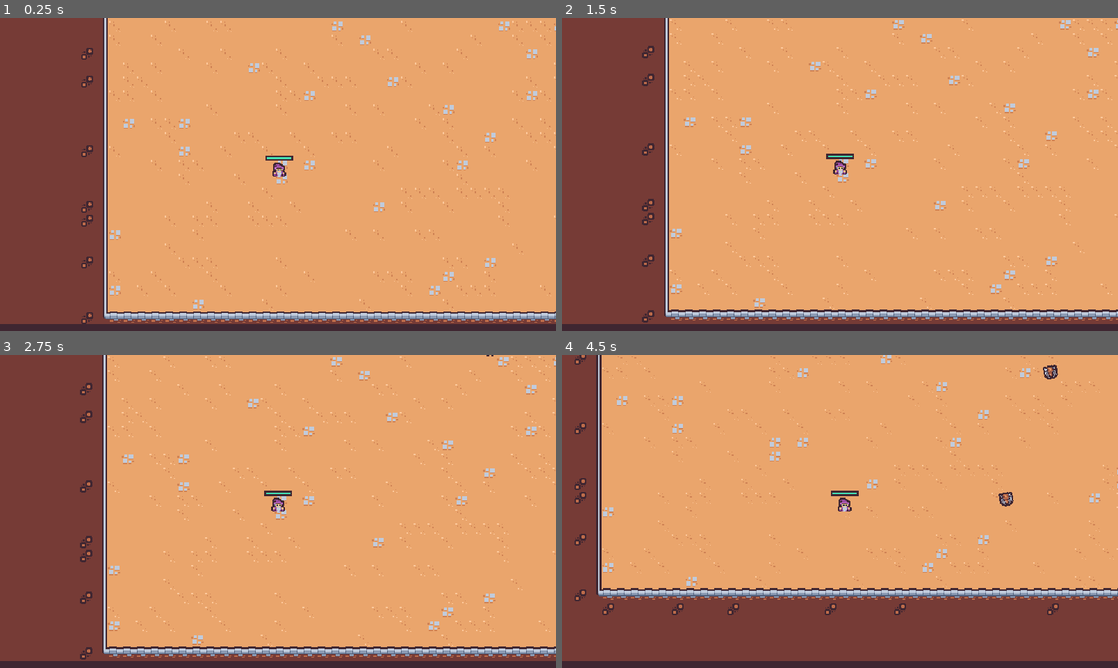
Above: before the commit, frames 1-4 (two rows, left to right).
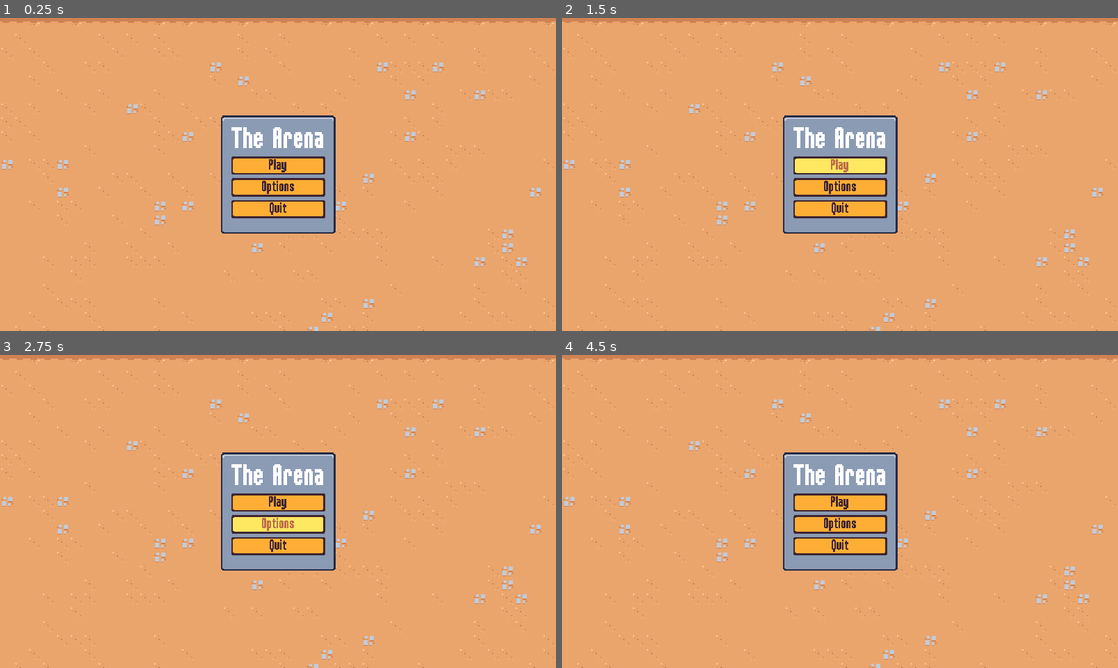
Above: after the commit, the same moments.

Repository: RdotSilva/Godot-2D-Survivor
Game: Godot game, scene res://scenes/ui/main_menu.tscn
Same seed, same stepped clock (60 frames per second), same inputs: the game is played once before the commit and once after it. Before the commit the project starts from res://scenes/main/main.tscn.
Inputs (mouse positions are in pixels of both pictures, inside the frame that each line leads up to):
- Up to frame 1 (0.25 s): no input
- Up to frame 2 (1.5 s): click (840, 165) at 0.5 s, where only the run after the commit has a clickable "Play"; click (840, 165) at 1.25 s, where only the run after the commit has a clickable "Play"
- Up to frame 3 (2.75 s): click (278, 524) at 2 s, where only the run after the commit has a clickable "Options"
- Up to frame 4 (4.5 s): move the mouse to (962, 495) at 2.77 s; press the mouse at (962, 495) at 2.78 s; hold D (move_right) 2.78-3.53 s; move the mouse to (728, 527) at 3.52 s; release the mouse at (728, 527) at 3.53 s; hold S (move_down) 3.53-4.28 s; click (728, 527) at 3.6 s; move the mouse to (895, 442) at 4.27 s; press the mouse at (895, 442) at 4.28 s; hold D (move_right) from 4.28 s (still down)

The runs differ from the first frame. In frame 1, 36% of the frame differs, in the area x 0-100%, y 0-100%; in frame 2, 36%; in frame 3, 36%; in frame 4, 42%.
Error before the commit: Parse Error: Could not find type "HitboxComponent" in the current scope. (res://scenes/component/hurt_box_component.gd:16)
Error after the commit: Invalid access to property or key 'pressed' on a base object of type 'null instance'. (res://scenes/ui/main_menu.gd:6)

Commit message:
Set main scene to menu on start

Diff:
--- a/project.godot
+++ b/project.godot
@@ -11,7 +11,7 @@
 [application]
 
 config/name="2D Survivor"
-run/main_scene="res://scenes/main/main.tscn"
+run/main_scene="res://scenes/ui/main_menu.tscn"
 config/features=PackedStringArray("4.3", "Forward Plus")
 config/icon="res://icon.svg"
 
